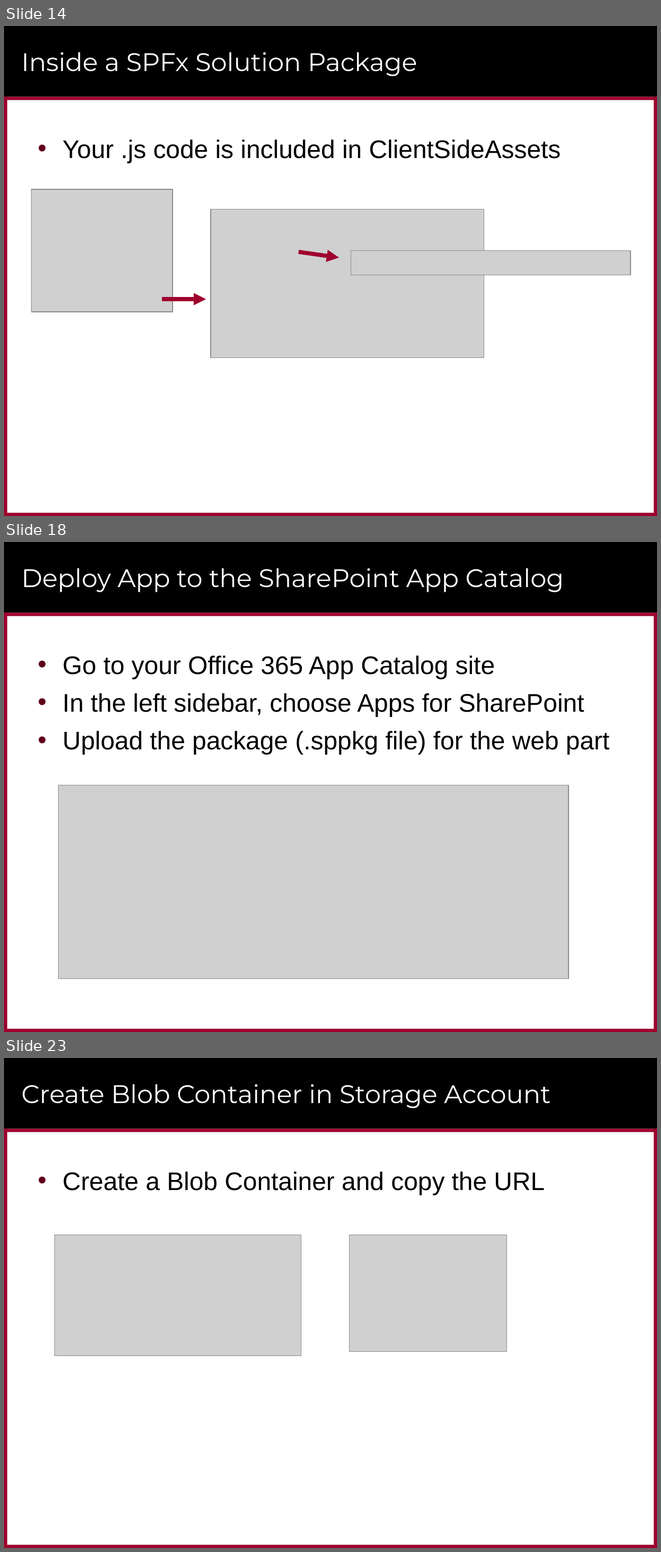
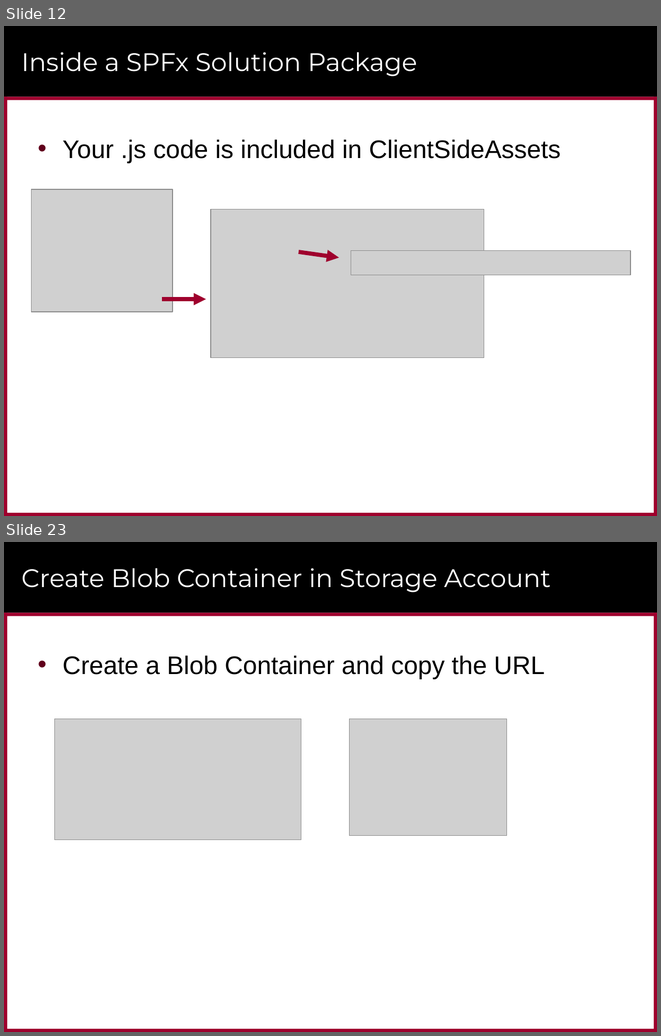
Before and after one commit to CriticalPathTraining/MSD365_Courseware, a slide deck: 06 PackagingAndDeployment.pptx. Shown one above the other, each under a label of ours: slides 14, 18 and 23 before the commit, slides 12 and 23 after it; the slides between them are not shown. The pictures are 661x1552 and 661x1036 pixels, drawn with LibreOffice and Linux fonts; fonts in the diff are those of the drawing; grey boxes stand for pictures; background and template pictures are left out. Boxes give left, top, right and bottom in pixels: in the first picture for what was removed or moved away, otherwise in the second. Text is boxed around its words. In the diff, an @@ line names an element or a change of style, - is before the commit and + after.

```diff
--- a/06 PackagingAndDeployment.pptx
+++ b/06 PackagingAndDeployment.pptx
@@ slide 18 removed at bbox=[4, 542, 657, 1032], background #FFFFFF; not listed: 6 template elements that a slide beside it also shows @@
@@ title removed at bbox=[21, 568, 564, 592] @@
-Deploy App to the SharePoint App Catalog
@@ text removed at bbox=[62, 655, 609, 754] @@
-• Go to your Office 365 App Catalog site
-• In the left sidebar, choose Apps for SharePoint
-• Upload the package (.sppkg file) for the web part
@@ picture removed at bbox=[58, 785, 568, 978] @@
@@ what was slide 14 is now slide 12 @@
```
Also in this commit, not shown: 10 slides changed, 2 slides added, 9 other slides removed, 11 other files.
